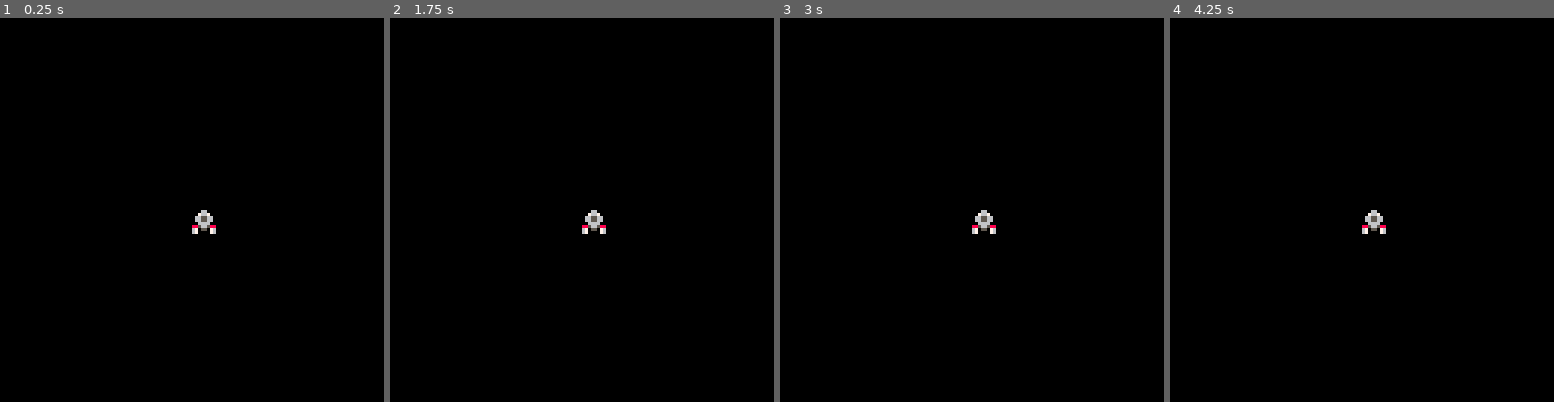
Above: before the commit, frames 1-4 (left to right).
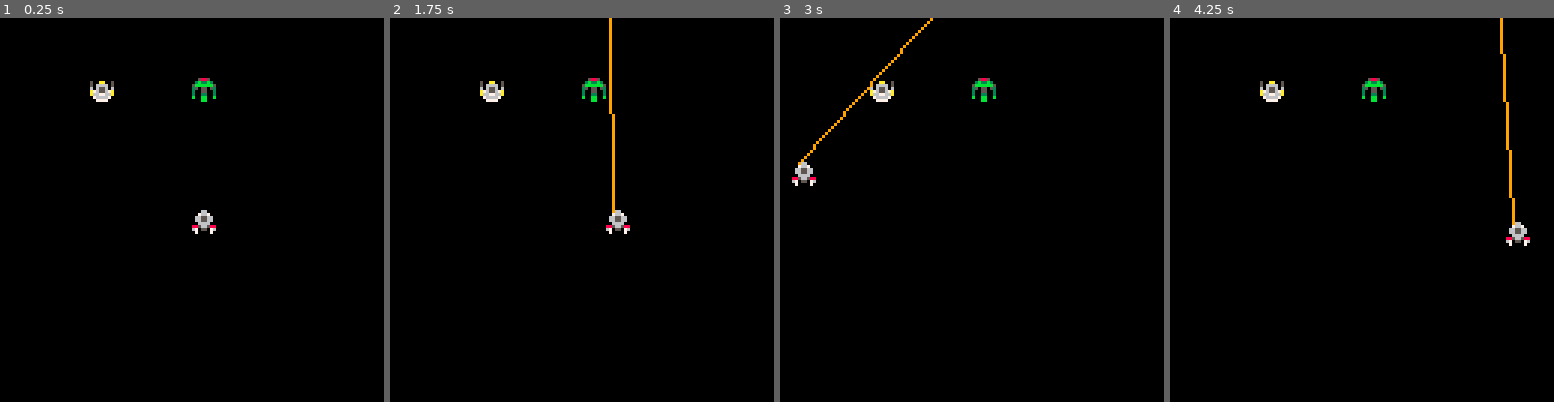
Above: after the commit, the same moments.

Repository: fab-industries/red-alert
Game: PICO-8 cartridge redalert.p8
Two runs of this game, one before a commit and one after it. Both use one fixed random seed, a clock stepped at 60 frames per second and the inputs below.
Inputs:
- Up to frame 1 (0.25 s): no input
- Up to frame 2 (1.75 s): tap O (Z key) at 0.7, 1.7 s; hold Right from 1.6 s (still down)
- Up to frame 3 (3 s): release Right at 2.1 s; tap O (Z key) at 2.1, 2.5, 2.9 s; hold Up 2.15-2.42 s; hold Right from 2.47 s (still down)
- Up to frame 4 (4.25 s): release Right at 3.03 s; hold Left 3.08-3.58 s; tap O (Z key) at 3.3, 3.7, 4.1 s; hold Down 3.63-3.97 s; hold Right from 4.02 s (still down)

The runs differ from the first frame. In frame 1, 0.5% of the frame differs, in the area x 23-57%, y 15-57%; in frame 2, 1.4%; in frame 3, 1.3%; in frame 4, 1.4%, in the area x 23-94%, y 0-60%.

Commit message:
More movement, shooting

Diff:
--- a/redalert.p8
+++ b/redalert.p8
@@ -6,14 +6,63 @@
 
 function _init()
  cls(0)
+ shipx=64
+ shipy=64
+ shipsx=0
+ shipsy=0
+ pht=0
 end
 
 function _update()
 
+ shipsx=0
+ shipsy=0
+
+ if btn(⬅️) then
+  shipsx=-2
+ end
+ if btn(➡️) then
+  shipsx=2
+ end
+ if btn(⬆️) then
+  shipsy=-2
+ end
+ if btn(⬇️) then
+  shipsy=2
+ end
+
+ if btnp(🅾️) then
+  pht=15
+  sfx(0)
+  shipxf=shipx
+ end
+
+ if pht>0 then
+  pht-=1
+ end
+
+ shipx=shipx+shipsx
+ shipy=shipy+shipsy
+
+ if shipx>120 then
+ 	shipx=0
+ end
+ if shipx<0 then
+  shipx=120
+ end
+
 end
 
 function _draw()
- spr(1,64,64)
+ cls(0)
+ spr(1,shipx,shipy)
+ spr(16,64,20)
+ spr(17,30,20)
+
+ --phaser fire
+ if pht>0 then
+  line(shipx+2,shipy,shipxf+2,shipy-128,9)
+ end
 end
 
 
Not shown, changed: 148 lines of the sprite sheet (__gfx__) section of redalert.p8
Not shown, changed: the thumbnail (__label__) section of redalert.p8
Not shown, changed: the sound effects (__sfx__) section of redalert.p8
